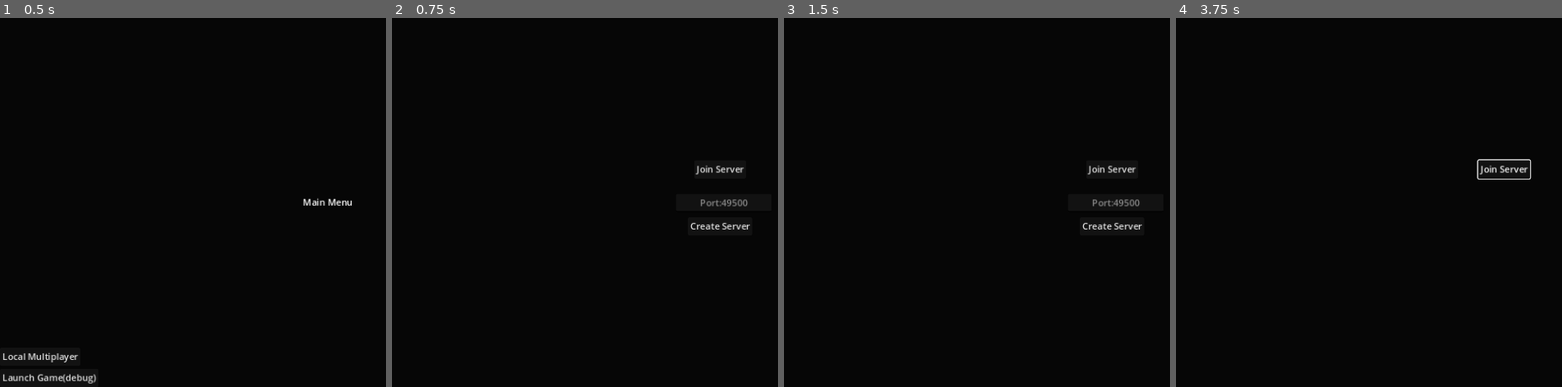
Above: before the commit, frames 1-4 (left to right).
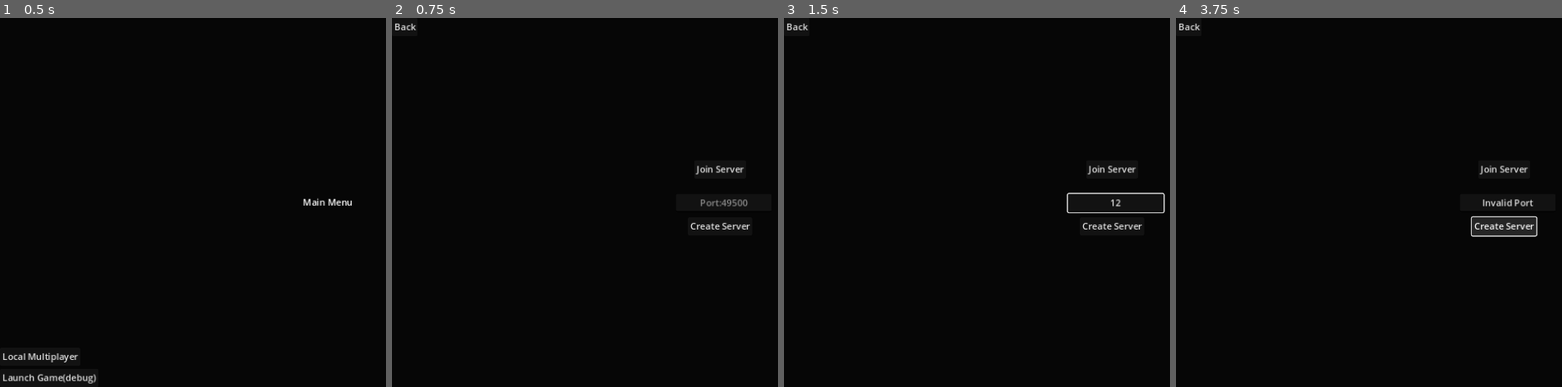
Above: after the commit, the same moments.

Repository: ahhnevermore/mixorcerers
Game: Godot game, scene res://scenes/client.tscn
Two runs of this game, one before a commit and one after it. Both use one fixed random seed, a clock stepped at 60 frames per second and the inputs below.
Inputs (mouse positions are in pixels of both pictures, inside the frame that each line leads up to):
- Up to frame 1 (0.5 s): no input
- Up to frame 2 (0.75 s): click "Local Multiplayer" at 0.5 s
- Up to frame 3 (1.5 s): click (1115, 202) at 1.27 s; type "12" at 1.35 s
- Up to frame 4 (3.75 s): click "Join Server" at 2 s; click (1187, 25) at 2.75 s, where only the run after the commit has a clickable "Back"; click (1504, 224) at 3.5 s, where only the run after the commit has a clickable "Create Server"

Frame 1 is identical in both runs. In frame 2, less than 0.1% of the frame differs, in the area x 0-7%, y 1-4%; in frame 3, 0.4%; in frame 4, 1.4%, in the area x 0-94%, y 1-60%.

Commit message:
finished UI wireframe of CLient for the time being

Diff:
--- a/scenes/local_multiplayer.tscn
+++ b/scenes/local_multiplayer.tscn
@@ -7,6 +7,12 @@
 anchor_bottom = 1.0
 grow_horizontal = 2
 grow_vertical = 2
+
+[node name="BackButton" type="Button" parent="."]
+layout_mode = 0
+offset_right = 45.0
+offset_bottom = 31.0
+text = "Back"
 
 [node name="JoinServerButton" type="Button" parent="."]
 layout_mode = 1
@@ -22,6 +28,19 @@
 grow_horizontal = 2
 grow_vertical = 2
 text = "Join Server"
+
+[node name="ServerList" type="VBoxContainer" parent="."]
+layout_mode = 1
+anchors_preset = 12
+anchor_top = 1.0
+anchor_right = 1.0
+anchor_bottom = 1.0
+offset_left = 386.0
+offset_top = -332.0
+offset_right = -383.0
+offset_bottom = -193.0
+grow_horizontal = 2
+grow_vertical = 0
 
 [node name="Port" type="LineEdit" parent="."]
 layout_mode = 1
@@ -53,16 +72,3 @@
 grow_horizontal = 2
 grow_vertical = 2
 text = "Create Server"
-
-[node name="VBoxContainer" type="VBoxContainer" parent="."]
-layout_mode = 1
-anchors_preset = 12
-anchor_top = 1.0
-anchor_right = 1.0
-anchor_bottom = 1.0
-offset_left = 386.0
-offset_top = -332.0
-offset_right = -383.0
-offset_bottom = -193.0
-grow_horizontal = 2
-grow_vertical = 0
--- a/scripts/client.gd
+++ b/scripts/client.gd
@@ -1,106 +1,119 @@
 extends Control
 
-var main_menu_scene:PackedScene
-var hmain_menu
+func unload_scene(hscene:Node,hard=false):
+	if hard:
+		remove_child(hscene)
+	else:
+		hscene.hide()
 
-var game_scene:PackedScene
-var hgame
-
-
-var local_multiplayer_scene:PackedScene
-var hlocal_multiplayer
-
-var hJoinServerButton
-var hPort
-var hCreateServerButton
-var unsafe_text
-
-
-
-enum Scenes{
-	MAIN_MENU,
-	GAME,
-	LOCAL_MULTIPLAYER
-}
-
-# Called when the node enters the scene tree for the first time.
 func _ready():
 	main_menu_scene = load("res://scenes/main_menu.tscn")
 	game_scene = load("res://scenes/Game/game.tscn")
 	local_multiplayer_scene = load("res://scenes/local_multiplayer.tscn")
 
-	load_scene(Scenes.MAIN_MENU)
+	load_main_menu()
 
 # Called every frame. 'delta' is the elapsed time since the previous frame.
 func _process(_delta):
 	pass
 
-func unload_scene(hscene:Node,hard=false):
-	if hard:
-		match hscene:
-			hgame:
-				pass
-			hmain_menu:
-				pass
-			hlocal_multiplayer:
-				hCreateServerButton =  null
-				hJoinServerButton = null
-				hPort = null
+#MAIN MENU
+var main_menu_scene:PackedScene
+var hmain_menu
 
-		remove_child(hscene)
+func load_main_menu():
+	if is_instance_valid(hmain_menu):
+				hmain_menu.show()
 	else:
-		hscene.hide()
+		set_anchors_and_offsets_preset(Control.PRESET_FULL_RECT,Control.PRESET_MODE_KEEP_SIZE)
+		hmain_menu = main_menu_scene.instantiate()
 
-func load_scene(scene_type:Scenes):
-	match scene_type:
-		Scenes.MAIN_MENU:
-			if hmain_menu:
-				hmain_menu.show()
-			else:
-				set_anchors_and_offsets_preset(Control.PRESET_FULL_RECT,Control.PRESET_MODE_KEEP_SIZE)
-				hmain_menu = main_menu_scene.instantiate()
+		hmain_menu.get_node("LaunchGameDebug").pressed.connect(_on_launchgame_pressed)
+		hmain_menu.get_node("LocalMultiplayer").pressed.connect(_on_local_multiplayer_pressed)
 
-				hmain_menu.get_node("LaunchGameDebug").pressed.connect(_on_launchgame_pressed)
-				hmain_menu.get_node("LocalMultiplayer").pressed.connect(_on_local_multiplayer_pressed)
-
-				add_child(hmain_menu)
-		Scenes.GAME:
-			if hgame:
-				hgame.show()
-			else:
-				set_anchors_and_offsets_preset(Control.PRESET_TOP_LEFT,Control.PRESET_MODE_KEEP_SIZE)
-				hgame = game_scene.instantiate()
-				add_child(hgame)
-		Scenes.LOCAL_MULTIPLAYER:
-			if hlocal_multiplayer:
-				hlocal_multiplayer.show()
-			else:
-				set_anchors_and_offsets_preset(Control.PRESET_FULL_RECT,Control.PRESET_MODE_KEEP_SIZE)
-				hlocal_multiplayer = local_multiplayer_scene.instantiate()
-
-				hJoinServerButton = hlocal_multiplayer.get_node("JoinServerButton")
-				hJoinServerButton.pressed.connect(_on_joinserver_pressed)
-				hCreateServerButton = hlocal_multiplayer.get_node("CreateServerButton")
-				hCreateServerButton.pressed.connect(_on_createserver_pressed)
-				hPort = hlocal_multiplayer.get_node("Port")
-				hPort.text_changed.connect(_on_port_text_changed)
-
-				add_child(hlocal_multiplayer)
+		add_child(hmain_menu)
 
 func _on_launchgame_pressed():
 	unload_scene(hmain_menu)
-	load_scene(Scenes.GAME)
+	load_game()
 
 func _on_local_multiplayer_pressed():
 	unload_scene(hmain_menu)
-	load_scene(Scenes.LOCAL_MULTIPLAYER)
+	load_local_multiplayer()
+
+
+#------------------
+#GAME
+var game_scene:PackedScene
+var hgame
+
+func load_game():
+	if is_instance_valid(hgame):
+			hgame.show()
+	else:
+		set_anchors_and_offsets_preset(Control.PRESET_TOP_LEFT,Control.PRESET_MODE_KEEP_SIZE)
+		hgame = game_scene.instantiate()
+		add_child(hgame)
+
+
+#-------------------
+#LOCAL MULTIPLAYER
+var local_multiplayer_scene:PackedScene
+var hlocal_multiplayer
+
+var hlm_nodes:Dictionary
+# back hBackButton		join hJoinServerButton		list hServerList		port hPort		create hCreateServerButton
+var unsafe_text:String
+
+func load_local_multiplayer():
+	if hlocal_multiplayer:
+		hlocal_multiplayer.show()
+	else:
+		set_anchors_and_offsets_preset(Control.PRESET_FULL_RECT,Control.PRESET_MODE_KEEP_SIZE)
+		hlocal_multiplayer = local_multiplayer_scene.instantiate()
+
+		#set up connections
+		var i = 0
+		var arr = hlocal_multiplayer.get_children()
+		for node in ["back","join","list","port","create"]:
+			hlm_nodes[node]=arr[i]
+			i += 1
+
+		hlm_nodes["back"].pressed.connect(_on_backbuttonlm_pressed)
+		hlm_nodes["join"].pressed.connect(_on_joinserver_pressed)
+		hlm_nodes["port"].text_changed.connect(_on_port_text_changed)
+		hlm_nodes["create"].pressed.connect(_on_createserver_pressed)
+
+		add_child(hlocal_multiplayer)
+
+func _on_backbuttonlm_pressed():
+	unload_scene(hlocal_multiplayer)
+	load_main_menu()
+
+func _on_backbuttonlmjoincreate_pressed():
+	hlm_nodes["back"].pressed.disconnect(_on_backbuttonlmjoincreate_pressed)
+	hlm_nodes["back"].pressed.connect(_on_backbuttonlm_pressed)
+
+	hlm_nodes["join"].show()
+	hlm_nodes["port"].show()
+	hlm_nodes["create"].show()
+	hlm_nodes["list"].hide()
 
 func _on_joinserver_pressed():
-	hCreateServerButton.hide()
-	hPort.hide()
+	hlm_nodes["back"].pressed.disconnect(_on_backbuttonlm_pressed)
+	hlm_nodes["back"].pressed.connect(_on_backbuttonlmjoincreate_pressed)
+
+	hlm_nodes['create'].hide()
+	hlm_nodes['port'].hide()
 
 func _on_createserver_pressed():
-	pass
+	hlm_nodes["back"].pressed.disconnect(_on_backbuttonlm_pressed)
+	hlm_nodes["back"].pressed.connect(_on_backbuttonlmjoincreate_pressed)
+
+	var port = int(unsafe_text) if unsafe_text.is_valid_int() else 0
+	if port<49152 or port > 65535:
+		hlm_nodes['port'].text = "Invalid Port"
+
 
 func _on_port_text_changed(new_text:String):
-	pass
+	unsafe_text = new_text
--- /dev/null
+++ b/user_test_copies/particles_throwaway.tscn
@@ -0,0 +1,11 @@
+[gd_scene load_steps=3 format=3 uid="uid://bb58npeg5eqvr"]
+
+[sub_resource type="ShaderMaterial" id="ShaderMaterial_j0kon"]
+
+[sub_resource type="RibbonTrailMesh" id="RibbonTrailMesh_wbjwj"]
+
+[node name="Node3D" type="Node3D"]
+
+[node name="GPUParticles3D" type="GPUParticles3D" parent="."]
+process_material = SubResource("ShaderMaterial_j0kon")
+draw_pass_1 = SubResource("RibbonTrailMesh_wbjwj")
